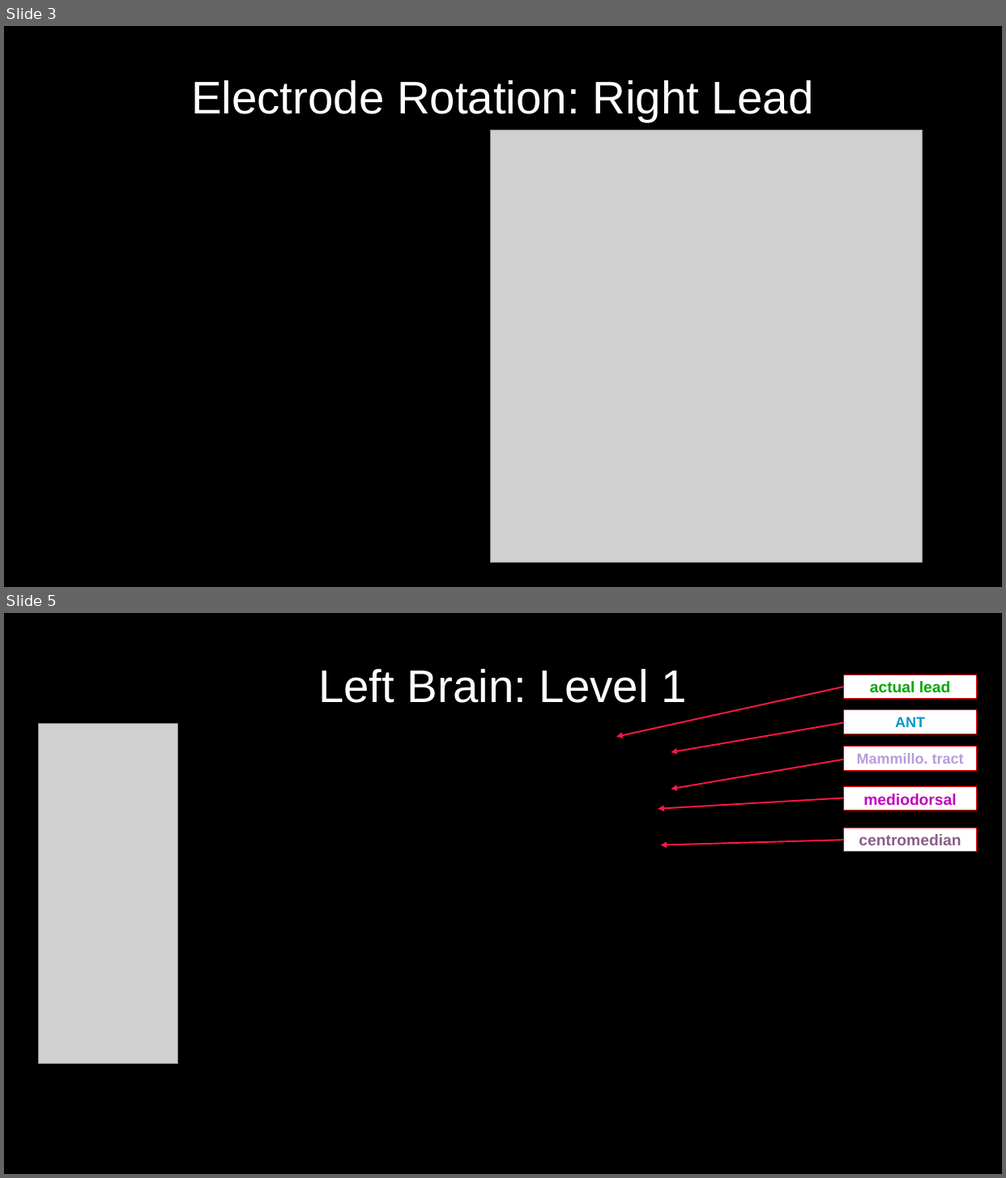
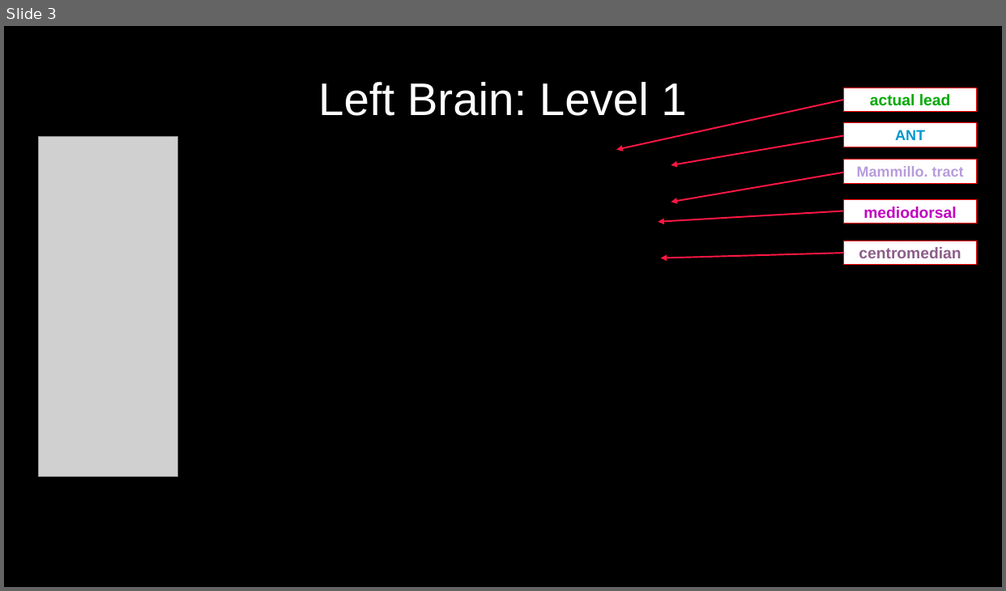
Before and after one commit to greydongilmore/clinical_dicom2bids_smk, a slide deck: resources/bsci_linear_reconstructions.odp. Shown one above the other, each under a label of ours: slides 3 and 5 before the commit, slide 3 after it; the slides between them are not shown. The pictures are 1006x1178 and 1006x591 pixels, drawn with LibreOffice and Linux fonts; fonts in the diff are those of the drawing; grey boxes stand for pictures. Boxes give left, top, right and bottom in pixels: in the first picture for what was removed or moved away, otherwise in the second. Text is boxed around its words. In the diff, an @@ line names an element or a change of style, - is before the commit and + after.

```diff
--- a/resources/bsci_linear_reconstructions.odp
+++ b/resources/bsci_linear_reconstructions.odp
@@ slide 3 removed at <box>4,26,1002,587</box>, background #000000 @@
@@ title removed at <box>191,80,814,122</box> @@
-Electrode Rotation: Right Lead
@@ picture removed at <box>491,130,923,562</box> @@
@@ what was slide 5 is now slide 3 @@
```
Also in this commit, not shown: 2 slides changed, 1 other slide removed, 5 other files.
